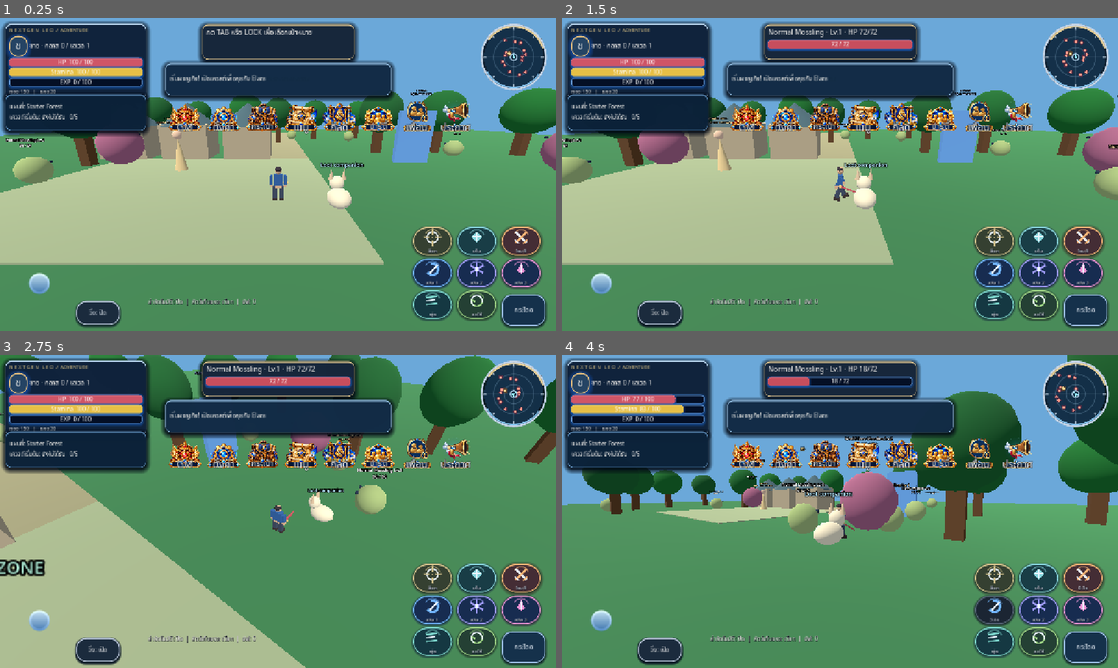
Above: before the commit, frames 1-4 (two rows, left to right).
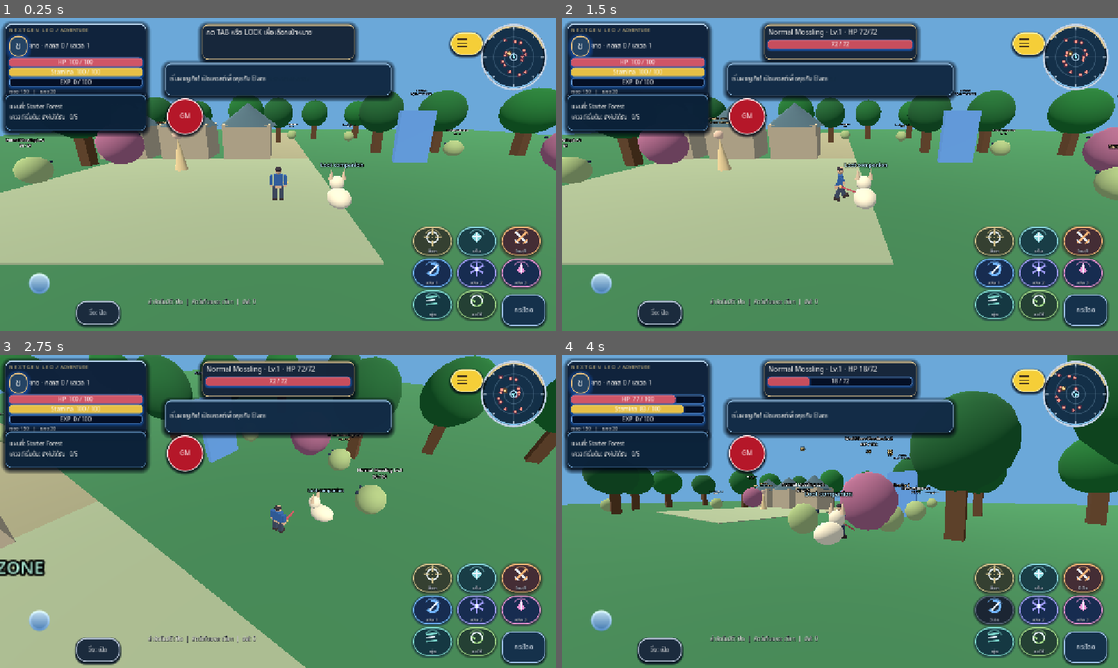
Above: after the commit, the same moments.

Repository: redfullmoon209-debug/NexTgenLeo
Game: Godot game, scene res://scenes/main.tscn
Same seed, same stepped clock (60 frames per second), same inputs: the game is played once before the commit and once after it.
Inputs (mouse positions are in pixels of both pictures, inside the frame that each line leads up to):
- Up to frame 1 (0.25 s): no input
- Up to frame 2 (1.5 s): click "กระโดด" at 0.5 s; tap Enter at 1.25 s; move the mouse to (962, 158) at 1.27 s; hold D from 1.28 s (still down); tap Tab at 1.35 s; click (962, 158) at 1.42 s
- Up to frame 3 (2.75 s): tap Space at 1.52 s; release D at 2 s; drag from (166, 527) to (250, 574) at 2.02 s
- Up to frame 4 (4 s): move the mouse to (895, 442) at 2.77 s; hold D 2.78-3.5 s; tap 1 at 2.85 s; drag from (812, 574) to (673, 464) at 3.52 s

The runs differ from the first frame. In frame 1, 3.7% of the frame differs, in the area x 29-88%, y 4-39%; in frame 2, 3.7%; in frame 3, 3.7%; in frame 4, 3.7%, in the area x 29-88%, y 4-38%.
Error after the commit: Parse Error: Function "_toggle()" not found in base self. (res://scripts/settings_rich_menu.gd:229)

Commit message:
Use second toolbar icon for Character Status and hide it behind modals

Diff:
--- a/scripts/settings_rich_menu.gd
+++ b/scripts/settings_rich_menu.gd
@@ -1,10 +1,11 @@
 extends CanvasLayer
 const MainNavLocale = preload("res://scripts/main_nav_locale.gd")
 const MainNavLayout = preload("res://scripts/main_nav_layout.gd")
-## Isolated, four-component Settings Rich Menu. No image crops or gameplay changes.
+## Character Status quick icon in slot 2; preserve the existing Settings panel through Main Menu.
 ## Independent layers: SVG icons / editable Thai Labels / gold background Panel / frame Panel.
 const TITLES := ["กราฟิกและหน้าจอ", "เสียง", "การควบคุม", "จัดตำแหน่ง HUD", "ตั้งค่า Auto Hunt", "ตั้งค่า Auto Potion", "การแจ้งเตือน", "ภาษา", "บัญชีและความปลอดภัย", "ออกจากเกม"]
 const ICON_FILES := ["graphics", "audio", "controls", "hud", "auto_hunt", "auto_potion", "notifications", "language", "security", "exit"]
+var gameplay: Node
 var panel: PanelContainer
 var toggle: Button
 var header_title: Label
@@ -15,6 +16,7 @@
 var list: VBoxContainer
 
 func _ready() -> void:
+	name = "CharacterStatusQuickAction"
 	layer = 30
 	var root := Control.new()
 	root.set_anchors_and_offsets_preset(Control.PRESET_FULL_RECT)
@@ -26,7 +28,7 @@
 	# One top header: gear lives INSIDE the gold frame; rows drop directly below.
 	toggle = Button.new()
 	toggle.text = ""
-	toggle.tooltip_text = ""
+	toggle.tooltip_text = "ตัวละครและอุปกรณ์"
 	toggle.anchor_left = 1.0
 	toggle.anchor_right = 1.0
 	toggle.anchor_top = 0.0
@@ -41,8 +43,8 @@
 	header_content.mouse_filter = Control.MOUSE_FILTER_IGNORE
 	toggle.add_child(header_content)
 	closed_gear = TextureRect.new()
-	closed_gear.name = "PrimarySettingsIllustration"
-	closed_gear.texture = load("res://assets/ui/main_nav/standalone/settings.png")
+	closed_gear.name = "PrimaryCharacterStatusIllustration"
+	closed_gear.texture = load("res://assets/ui/main_nav/standalone/status.png")
 	closed_gear.custom_minimum_size = Vector2(83, 102)
 	closed_gear.expand_mode = TextureRect.EXPAND_IGNORE_SIZE
 	closed_gear.stretch_mode = TextureRect.STRETCH_KEEP_ASPECT_CENTERED
@@ -67,8 +69,8 @@
 	header_content.add_child(header_arrow)
 	# The attached navy nameplate belongs to the PNG, but this text stays native.
 	closed_caption = Label.new()
-	closed_caption.name = "NativeSettingsCaption"
-	closed_caption.text = MainNavLocale.label_for("Settings", str(GameState.settings.get("language", "th")))
+	closed_caption.name = "NativeStatusCaption"
+	closed_caption.text = MainNavLocale.label_for("Status", str(GameState.settings.get("language", "th")))
 	closed_caption.set_anchors_and_offsets_preset(Control.PRESET_FULL_RECT)
 	closed_caption.anchor_top = 0.60
 	closed_caption.anchor_bottom = 0.82
@@ -206,42 +208,69 @@
 	arrow.mouse_filter = Control.MOUSE_FILTER_IGNORE
 	contents.add_child(arrow)
 
+func _game_modal_open() -> bool:
+	if not is_instance_valid(gameplay):
+		return false
+	return (is_instance_valid(gameplay.panel) and gameplay.panel.visible) or (is_instance_valid(gameplay.silver_workspace) and gameplay.silver_workspace.visible)
+
+func _navigation_open() -> bool:
+	var nav: Node = get_parent().get_node_or_null("NexTgenLeoEightMainButtons")
+	return is_instance_valid(nav) and not str(nav.get("current_menu")).is_empty()
+
 func _process(_delta: float) -> void:
-	# A locale switch only replaces Label text, never re-generates the PNG asset.
-	var label_text: String = MainNavLocale.label_for("Settings", str(GameState.settings.get("language", "th")))
+	# Always keep the icon and its localized caption independent from the art.
+	var label_text: String = MainNavLocale.label_for("Status", str(GameState.settings.get("language", "th")))
 	if closed_caption.text != label_text:
 		closed_caption.text = label_text
+	var obstructed: bool = _game_modal_open() or _navigation_open()
+	# Slot two belongs BEHIND every game modal / main dropdown. Hiding it here
+	# prevents the upper CanvasLayer from leaking onto the live portrait.
+	if obstructed and panel.visible:
+		_toggle()
+	if toggle.visible == obstructed:
+		toggle.visible = not obstructed
+		_update_web_diagnostics()
 
 func _input(event: InputEvent) -> void:
-	# Scoped click/touch hit area only. No fullscreen interception and no HUD changes.
 	var point := Vector2.INF
 	if event is InputEventMouseButton:
 		if not event.pressed or event.button_index != MOUSE_BUTTON_LEFT:
 			return
 		point = event.position
 	elif event is InputEventScreenTouch:
-		if not event.pressed:
+		if not event.pressed or event.index >= 2:
 			return
 		point = event.position
 	else:
 		return
-	if toggle.get_global_rect().has_point(point):
+	if not toggle.is_visible_in_tree() or not toggle.get_global_rect().has_point(point):
+		return
+	if panel.visible:
 		_toggle()
-		get_viewport().set_input_as_handled()
-
-func _toggle() -> void:
-	panel.visible = not panel.visible
-	header_title.visible = panel.visible
-	header_arrow.visible = panel.visible
-	header_arrow.texture = load("res://assets/ui/settings/icons/chevron_up.svg") if panel.visible else load("res://assets/ui/settings/icons/chevron_down.svg")
-	_responsive()
+	else:
+		_open_character_status()
+	get_viewport().set_input_as_handled()
+
+func _open_character_status() -> void:
+	if is_instance_valid(gameplay):
+		# The combined Bag/Status workspace contains the live character,
+		# equipment paper-doll slots and the actual player status.
+		gameplay._show_panel("Bag")
+
+func open_settings_menu() -> void:
+	# Settings remains reachable from Menu > Settings after slot 2 becomes
+	# the faster Character Status entry. Keep the existing ten settings rows.
+	if _game_modal_open():
+		return
+	if not panel.visible:
+		_toggle()
 
 func _update_web_diagnostics() -> void:
 	if not OS.has_feature("web"):
 		return
 	var r := toggle.get_global_rect()
 	var p := panel.get_global_rect()
-	var data := {"open": panel.visible, "header": [r.position.x …(125 unchanged characters)… ), "native_caption": closed_caption.text}
+	var data := {"open": panel.visible, "header": [r.position.x …(125 unchanged characters)… ), "native_caption": closed_caption.text, "icon_role":"Status", "icon_visible":toggle.visible, "settings_available":true}
 	JavaScriptBridge.eval("window.leoSettingsRich = " + JSON.stringify(data), true)
 
 func _responsive() -> void:
@@ -265,7 +294,7 @@
 	header_content.alignment = BoxContainer.ALIGNMENT_BEGIN if panel.visible else BoxContainer.ALIGNMENT_CENTER
 	# Only the COLLAPSED main-button art changes; the approved gold dropdown stays intact.
 	closed_caption.visible = not panel.visible
-	closed_gear.texture = load("res://assets/ui/settings/icons/gear.svg") if panel.visible else load("res://assets/ui/main_nav/standalone/settings.png")
+	closed_gear.texture = load("res://assets/ui/settings/icons/gear.svg") if panel.visible else load("res://assets/ui/main_nav/standalone/status.png")
 	closed_gear.custom_minimum_size = Vector2(48, 48) if panel.visible else closed_slot.size
 	if panel.visible:
 		toggle.offset_left = open_right - menu_width
